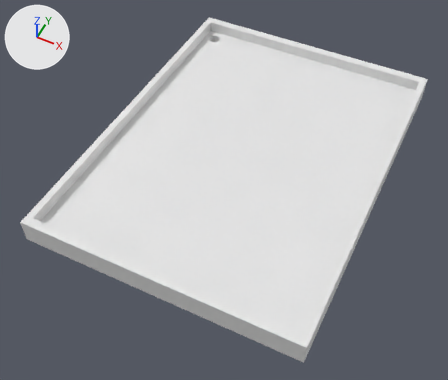
What one commit did to the FBX model Assets/Project/Models/baseCourse.fbx.
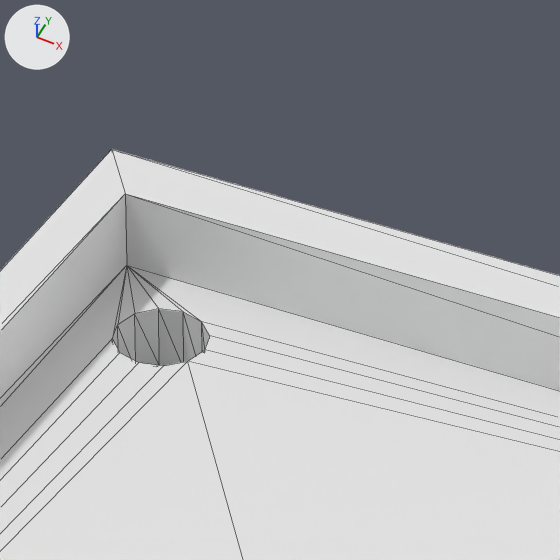
There are two pictures of each version: one whole from a camera (50 mm lens) standing at (39.8, -90.5, 97.9) and looking at (-1.52, -7.87, -5.38), one close up on the part from 44% to 58% of the width and 0% to 17% of the height. Lighting does not change. The marker at upper left points along +X, +Y and +Z. The close-ups show mesh edges as thin lines. Where no turn or scale is listed for an object, it has been applied to the vertices.

In view in the first close-up: 'Course'.
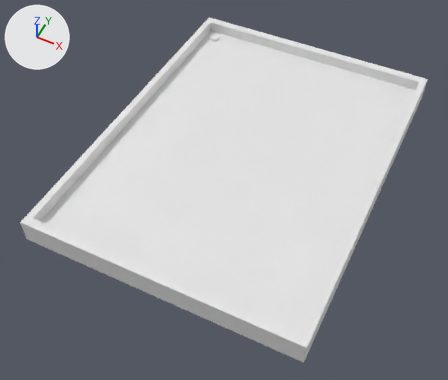
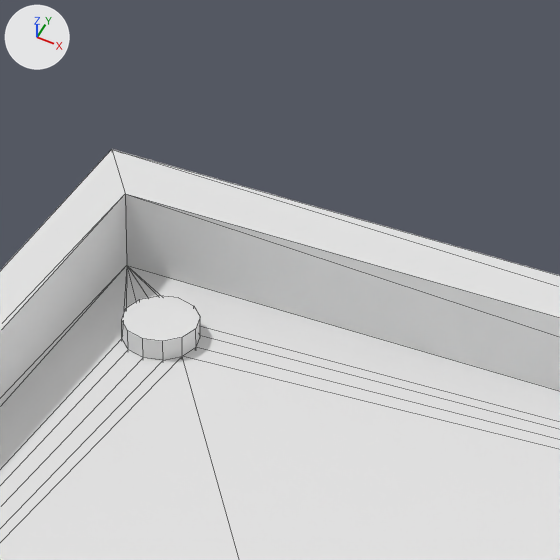
What the commit changed:
me_mesh has 40 vertices, 76 faces and spans x -30.0..30.0, y -40.0..40.0, z -2.4..3.0.
me_mesh is used by ob_course; location (0.0, 0.0, 0.0).
me_mesh part 1: all 24 vertices in x -27.3..-24.2, y 33.5..36.5, z -1.7..0.4 are scaled about their middle by (0.803, 0.803, 0.913), then moved by (0.0, 0.0, 0.1).
Object 'Hole' (ob_hole) is now shown.
Object 'Hole' (ob_hole) moves from (-25.76, 35.03, -0.16) to (-25.76, 35.03, -0.2).
Object 'Hole' (ob_hole) is rescaled from (1.51, 1.51, 1.51) to (1.21, 1.21, 1.29).

Boxes (x1, y1, x2, y2) around the edits, measured in the close-ups (560 x 560 px; the box of a moved part takes in the faces that stretch with it):
'Hole', shown
    after: (122, 296, 200, 360)
part 1 of me_mesh, moved or reshaped
    both: (0, 266, 560, 560)
